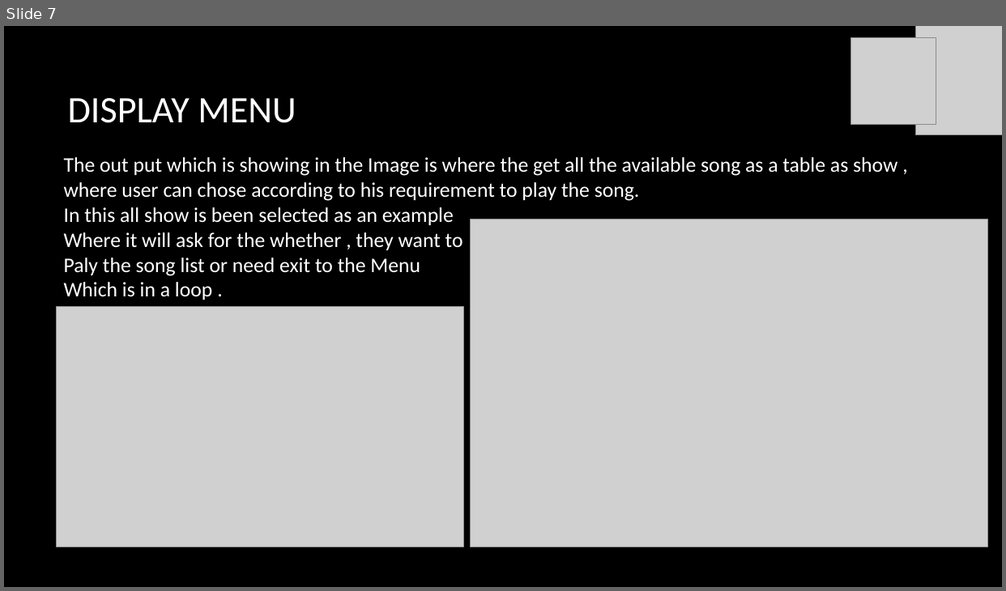
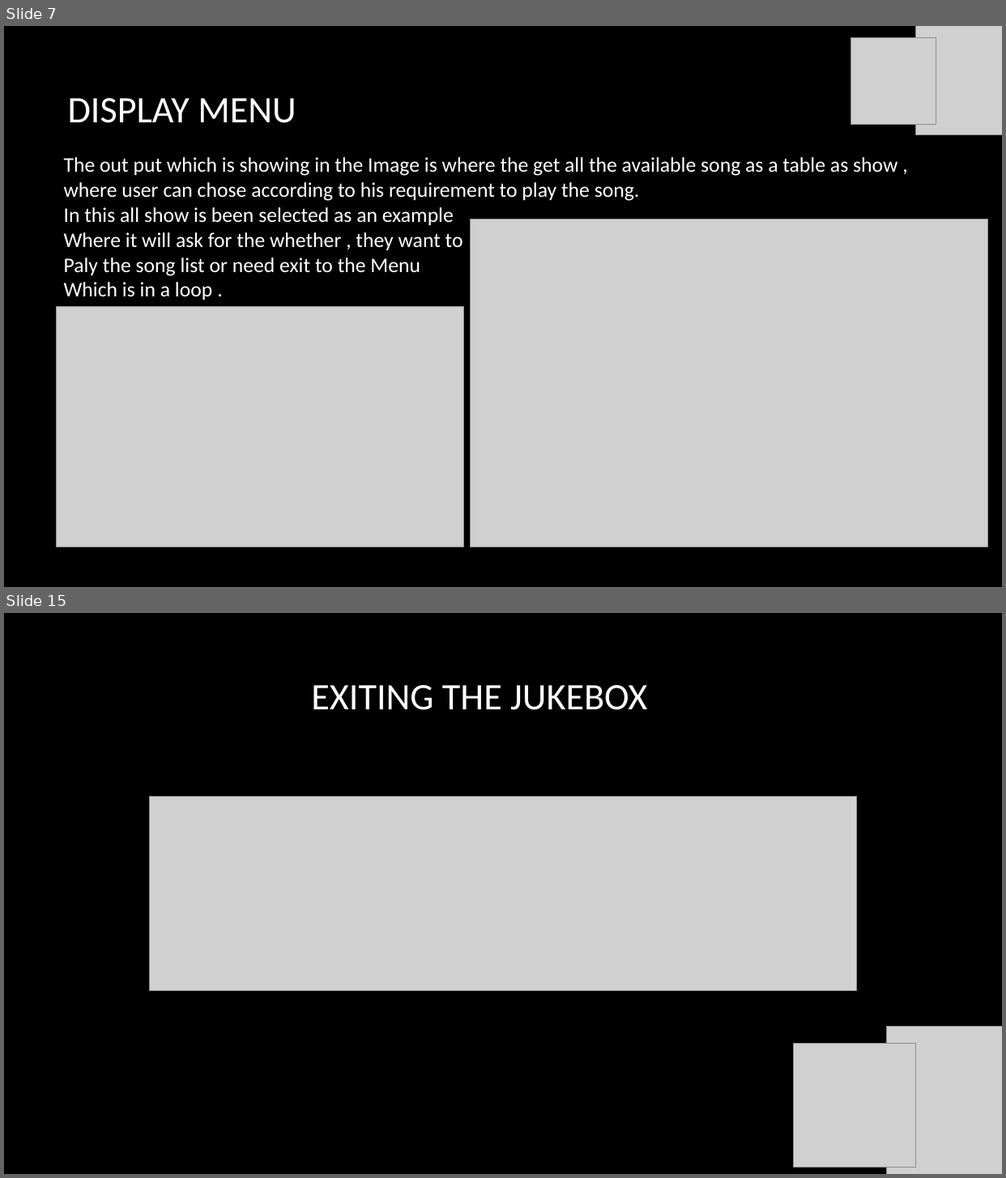
Before and after one commit to Selvam-ks/JukeBox, a slide deck: lib/Welcome to Jukebox.pptx. Shown one above the other, each under a label of ours: slide 7 before the commit, slides 7 and 15 after it; the slides between them are not shown. The pictures are 1006x591 and 1006x1178 pixels, drawn with LibreOffice and Linux fonts; fonts in the diff are those of the drawing; grey boxes stand for pictures; background and template pictures are left out. Boxes give left, top, right and bottom in pixels: in the first picture for what was removed or moved away, otherwise in the second. Text is boxed around its words. In the diff, an @@ line names an element or a change of style, - is before the commit and + after.

```diff
--- a/lib/Welcome to Jukebox.pptx
+++ b/lib/Welcome to Jukebox.pptx
@@ slide 15 added at <box>4,613,1002,1174</box>, background picture (left out) @@
@@ title added at <box>311,685,647,710</box>, 36 pt, text #FFFFFF @@
+EXITING THE JUKEBOX
@@ picture added at <box>150,796,857,991</box> @@
@@ picture added at <box>794,1044,917,1168</box> @@
@@ picture added at <box>887,1027,1002,1174</box> @@
```
Also in this commit, not shown: 1 slide changed, 7 other slides added, 1 slide removed, 11 other files.
